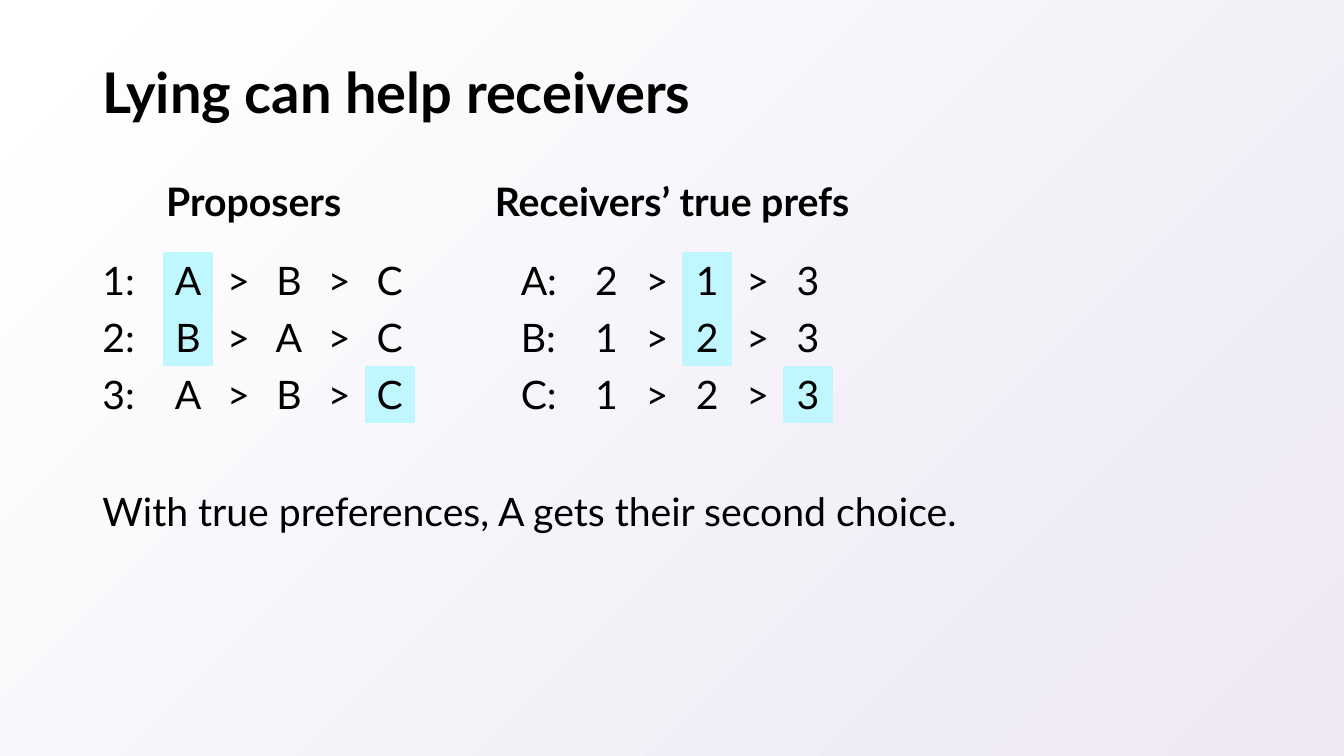
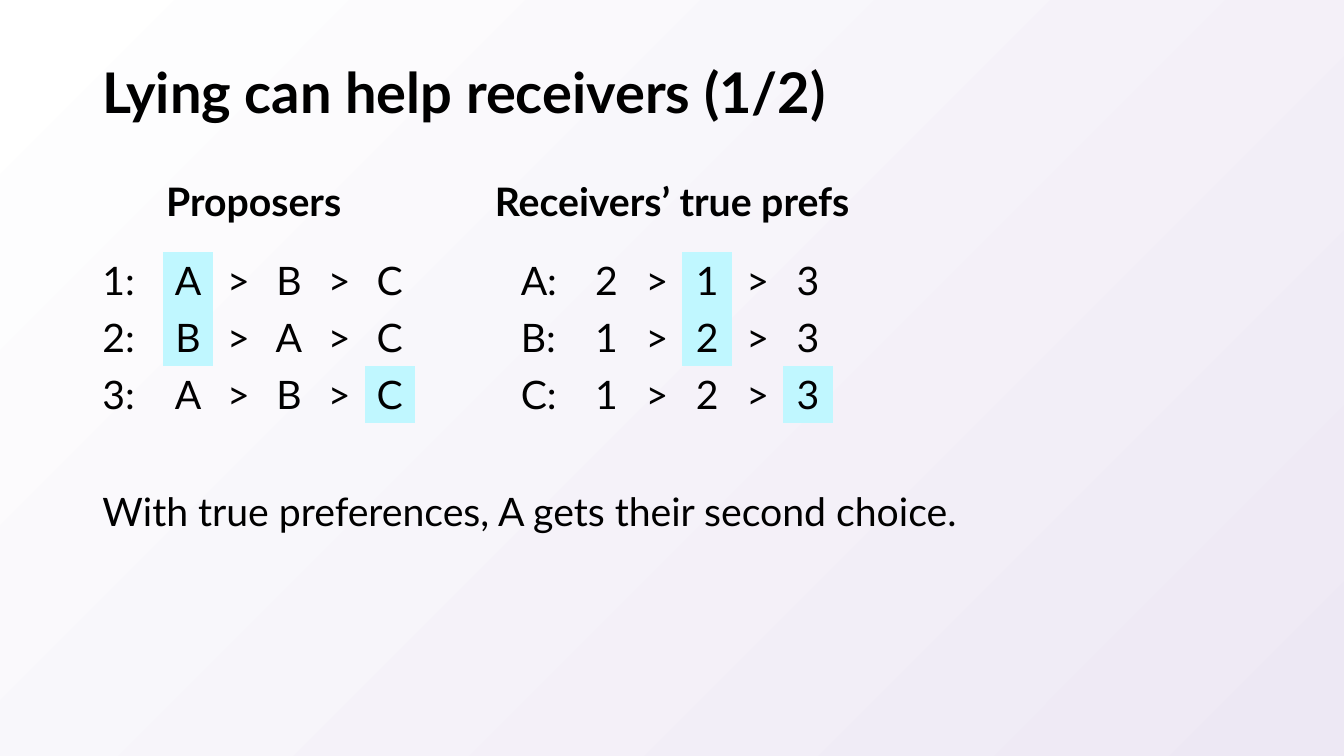
Before and after one commit to natebrunelle/cse417, a slide deck: slide 45 of markdown/files/slides/04.pptx (slide 44 before the commit). Drawn at 1344x756 pixels with LibreOffice and Linux fonts; fonts in the diff are those of the drawing. Boxes give left, top, right and bottom in pixels: in the first picture for what was removed or moved away, otherwise in the second. Text is boxed around its words. In the diff, an @@ line names an element or a change of style, - is before the commit and + after.

```diff
--- a/markdown/files/slides/04.pptx
+++ b/markdown/files/slides/04.pptx
@@ title at bbox=[102, 69, 826, 123]: text changed @@
-Lying can help receivers
+Lying can help receivers (1/2)
```
Also in this commit, not shown: 35 other slides changed, 1 slide added, 4 other files.
